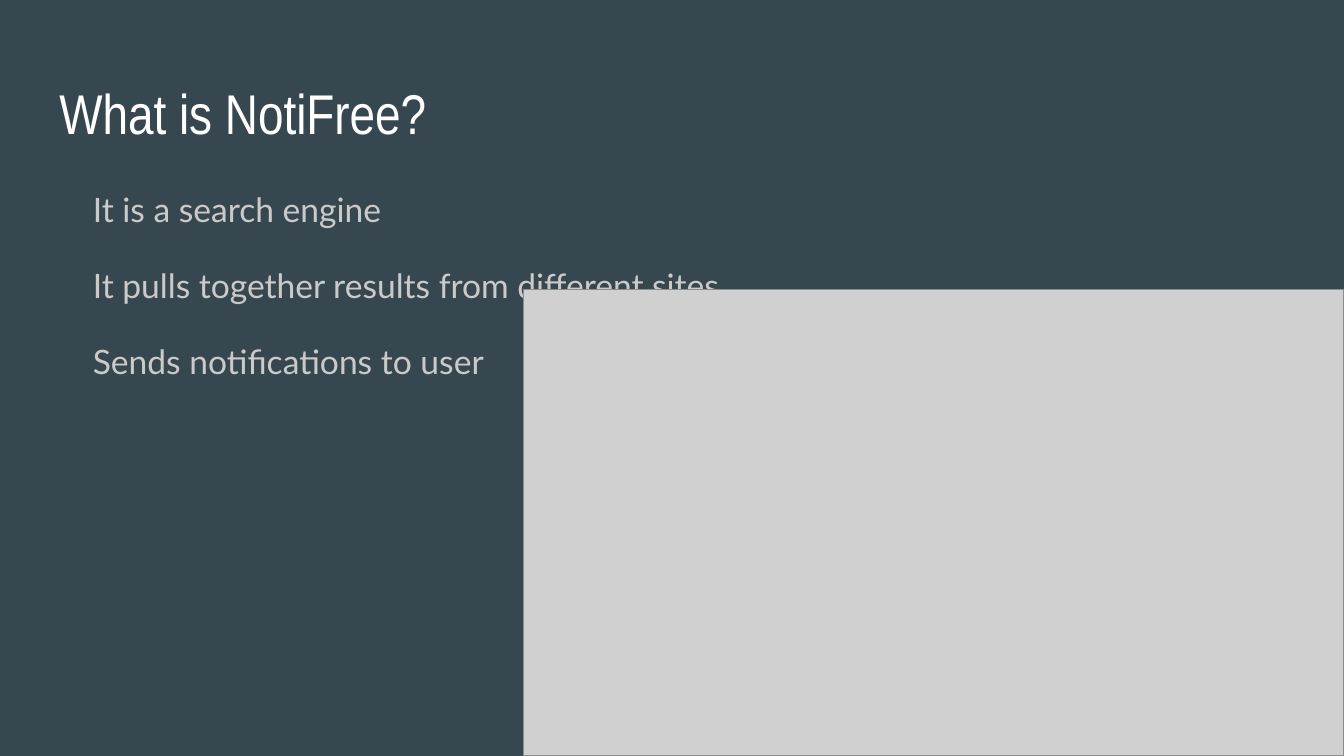
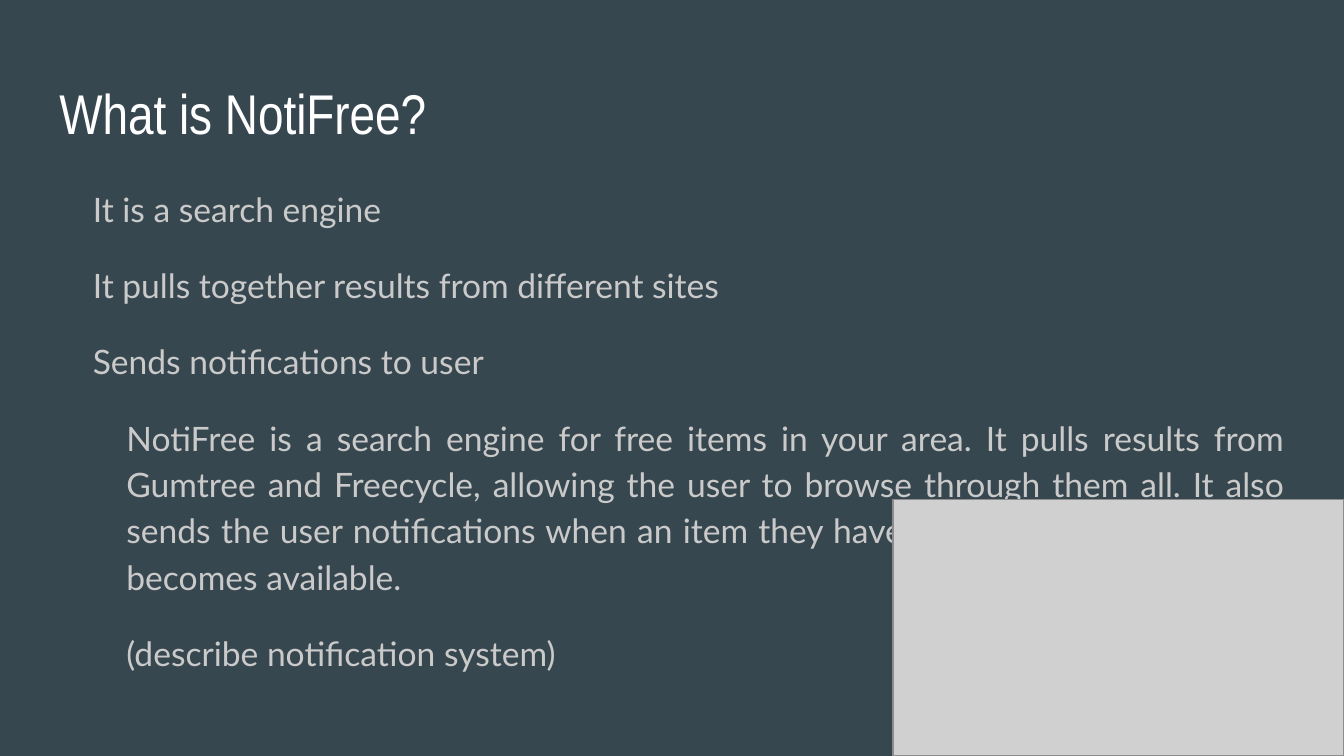
Before and after one commit to davidferguson/itemswap, a slide deck: slide 2 of NotiFree.pptx. Drawn at 1344x756 pixels with LibreOffice and Linux fonts; fonts in the diff are those of the drawing; grey boxes stand for pictures. Boxes give left, top, right and bottom in pixels: in the first picture for what was removed or moved away, otherwise in the second. Text is boxed around its words. In the diff, an @@ line names an element or a change of style, - is before the commit and + after.

Commit message:
More changes to presentation

```diff
--- a/NotiFree.pptx
+++ b/NotiFree.pptx
@@ text at box(126, 426, 1284, 672): paragraphs added @@
+NotiFree is a search engine for free items in your area. It pulls results from Gumtree and Freecycle, allowing the user to browse through them all. It also sends the user notifications when an item they have recently been looking for becomes available.
+(describe notification system)
@@ picture: place and size @@
-picture at box(523, 289, 1344, 755)
+picture at box(892, 500, 1344, 756)
```
